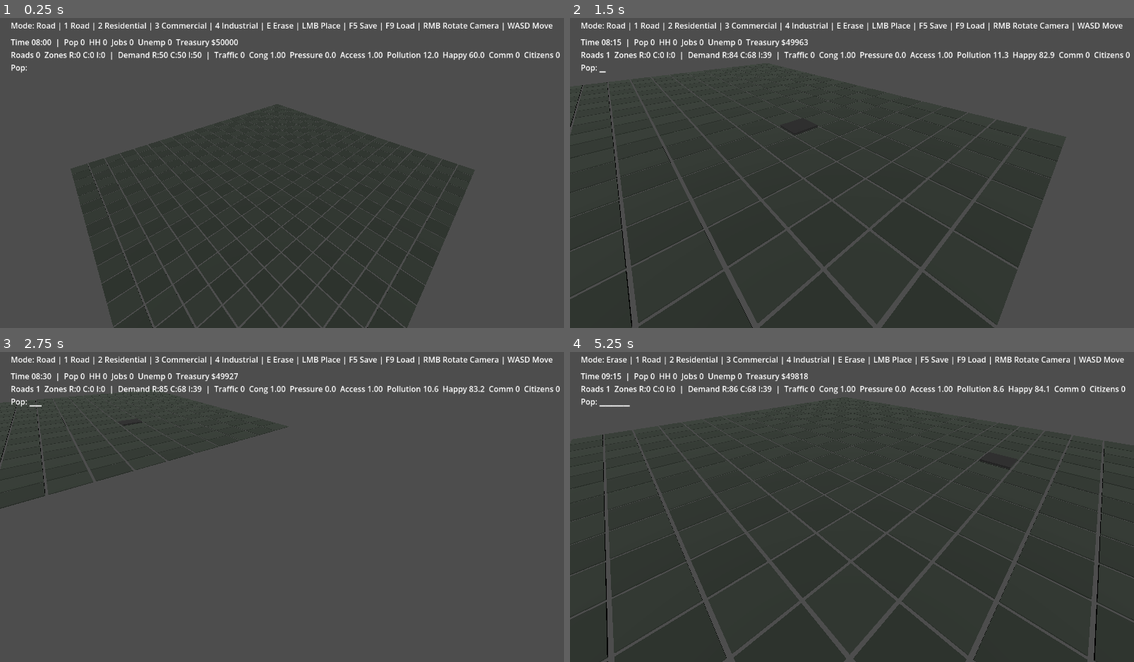
Above: before the commit, frames 1-4 (two rows, left to right).
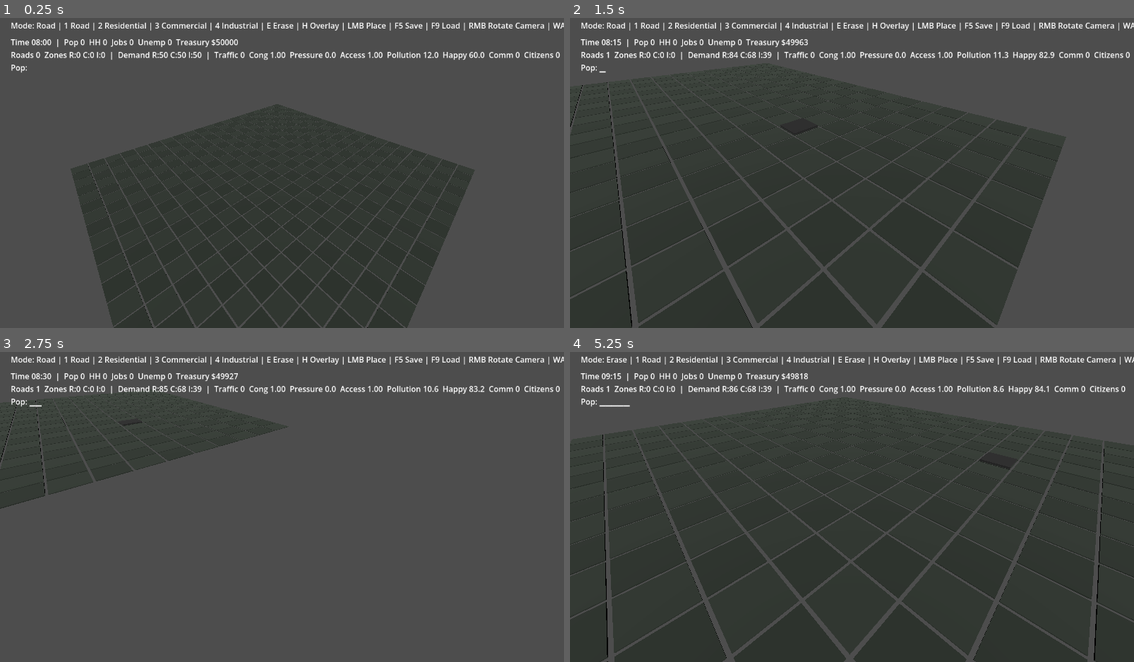
Above: after the commit, the same moments.

Repository: Jose04BN/CitySimGodot
Game: Godot game, scene res://scenes/Main.tscn
Two runs of this game, one before a commit and one after it. Both use one fixed random seed, a clock stepped at 60 frames per second and the inputs below.
Inputs (mouse positions are in pixels of both pictures, inside the frame that each line leads up to):
- Up to frame 1 (0.25 s): no input
- Up to frame 2 (1.5 s): tap Enter at 0.5 s; move the mouse to (976, 154) at 0.52 s; hold D 0.53-1.28 s; tap H at 0.6, 1.35 s; click (976, 154) at 0.67 s; move the mouse to (739, 185) at 1.27 s; hold S from 1.28 s (still down)
- Up to frame 3 (2.75 s): move the mouse to (338, 432) at 2.02 s; release S at 2.03 s; hold D from 2.03 s (still down); tap 1 at 2.1 s; tap H at 2.3 s
- Up to frame 4 (5.25 s): move the mouse to (823, 565) at 2.77 s; release D at 2.78 s; hold W 2.78-3.53 s; tap 2 at 2.85 s; click (823, 565) at 2.92 s; tap H at 3.05, 3.8, 4.55 s; move the mouse to (1021, 550) at 3.52 s; hold A 3.53-5.03 s; tap 3 at 3.6 s; move the mouse to (682, 457) at 4.27 s; tap 4 at 4.35 s; move the mouse to (880, 503) at 5.02 s; hold S from 5.03 s (still down); tap E at 5.1 s; click (880, 503) at 5.17 s

The runs differ from the first frame. In frame 1, 0.6% of the frame differs, in the area x 53-100%, y 1-5%; in frame 2, 0.6%; in frame 3, 0.6%; in frame 4, 0.6%.

Commit message:
Add pollution heatmap overlay

Diff:
--- a/scripts/BuildController.gd
+++ b/scripts/BuildController.gd
@@ -24,6 +24,9 @@
 var _zones_parent: Node3D
 var _hud_label: Label
 var _mode: BuildMode = BuildMode.ROAD
+var _pollution_overlay_visible: bool = true
+var _city_pollution: float = 0.0
+var _city_happiness: float = 60.0
 
 var _road_tiles: Dictionary = {}
 var _zone_tiles: Dictionary = {}
@@ -34,6 +37,7 @@
 	_zones_parent = get_node(zones_parent_path)
 	_hud_label = get_node_or_null(hud_label_path)
 	_update_hud()
+	_refresh_pollution_overlay()
 
 func _unhandled_input(event: InputEvent) -> void:
 	if event is InputEventKey and event.pressed and not event.echo:
@@ -54,6 +58,9 @@
 			_mode = BuildMode.INDUSTRIAL
 		KEY_E:
 			_mode = BuildMode.ERASE
+		KEY_H:
+			_pollution_overlay_visible = not _pollution_overlay_visible
+			_refresh_pollution_overlay()
 		KEY_F5:
 			save_city()
 			return
@@ -178,7 +185,7 @@
 		BuildMode.ERASE:
 			mode_text = "Erase"
 
-	_hud_label.text = "Mode: %s | 1 Road | 2 Residential | 3 Commercial | 4 Industrial | E Erase | LMB Place | F5 Save | F9 Load | RMB Rotate Camera | WASD Move" % mode_text
+	_hud_label.text = "Mode: %s | 1 Road | 2 Residential | 3 Commercial | 4 Industrial | E Erase | H Overlay | LMB Place | F5 Save | F9 Load | RMB Rotate Camera | WASD Move" % mode_text
 
 func save_city() -> void:
 	var roads: Array = []
@@ -276,8 +283,36 @@
 	}
 
 func set_city_environment(pollution: float, happiness: float) -> void:
+	_city_pollution = clampf(pollution, 0.0, 100.0)
+	_city_happiness = clampf(happiness, 0.0, 100.0)
 	for zone_node in _zone_tiles.values():
 		(zone_node as Node).call("set_environment", pollution, happiness)
+	_refresh_pollution_overlay()
+
+func _refresh_pollution_overlay() -> void:
+	if _grid == null:
+		return
+	var overlay_entries: Array = []
+	for key in _zone_tiles.keys():
+		var zone_node: Node = _zone_tiles[key]
+		var zone_type: int = int(zone_node.call("get_zone_type"))
+		var level: int = int(zone_node.call("get_level"))
+		var cell := _key_to_cell(str(key))
+		var base_intensity := 0.0
+		match zone_type:
+			BuildMode.RESIDENTIAL:
+				base_intensity = 0.12 + float(level) * 0.04 + _city_pollution * 0.002
+			BuildMode.COMMERCIAL:
+				base_intensity = 0.18 + float(level) * 0.05 + _city_pollution * 0.003
+			BuildMode.INDUSTRIAL:
+				base_intensity = 0.34 + float(level) * 0.09 + _city_pollution * 0.004
+		overlay_entries.append({"x": cell.x, "y": cell.y, "intensity": clampf(base_intensity, 0.0, 1.0)})
+		var directions: Array = [Vector2i(1,0), Vector2i(-1,0), Vector2i(0,1), Vector2i(0,-1)]
+		for d in directions:
+			var neighbor: Vector2i = cell + d
+			overlay_entries.append({"x": neighbor.x, "y": neighbor.y, "intensity": clampf(base_intensity * 0.45, 0.0, 1.0)})
+	_grid.call("set_pollution_overlay_visible", _pollution_overlay_visible)
+	_grid.call("set_pollution_overlay", overlay_entries)
 
 func get_road_cells() -> Array:
 	var out: Array = []
--- a/scripts/Grid.gd
+++ b/scripts/Grid.gd
@@ -3,6 +3,9 @@
 @export var width := 20
 @export var height := 20
 @export var cell_size := 2.0
+
+var _overlay_parent: Node3D
+var _overlay_visible: bool = true
 
 func _ready() -> void:
 	var ground := StaticBody3D.new()
@@ -34,6 +37,10 @@
 			cell.material_override = mat
 			add_child(cell)
 
+	_overlay_parent = Node3D.new()
+	_overlay_parent.name = "PollutionOverlay"
+	add_child(_overlay_parent)
+
 func world_to_cell(world_pos: Vector3) -> Vector2i:
 	return Vector2i(
 		int(round(world_pos.x / cell_size)),
@@ -45,3 +52,39 @@
 
 func is_in_bounds(cell: Vector2i) -> bool:
 	return cell.x >= 0 and cell.y >= 0 and cell.x < width and cell.y < height
+
+func set_pollution_overlay(entries: Array) -> void:
+	if _overlay_parent == null:
+		return
+	for child in _overlay_parent.get_children():
+		(child as Node).queue_free()
+	if not _overlay_visible:
+		return
+
+	var overlay_mesh := BoxMesh.new()
+	overlay_mesh.size = Vector3(cell_size * 0.96, 0.08, cell_size * 0.96)
+	for entry in entries:
+		if typeof(entry) != TYPE_DICTIONARY:
+			continue
+		var cell := Vector2i(int(entry.get("x", 0)), int(entry.get("y", 0)))
+		if not is_in_bounds(cell):
+			continue
+		var intensity: float = clampf(float(entry.get("intensity", 0.0)), 0.0, 1.0)
+		if intensity <= 0.01:
+			continue
+		var overlay := MeshInstance3D.new()
+		overlay.mesh = overlay_mesh
+		var mat := StandardMaterial3D.new()
+		mat.albedo_color = Color(0.15 + intensity * 0.8, 0.2, 0.12, 0.12 + intensity * 0.45)
+		mat.transparency = BaseMaterial3D.TRANSPARENCY_ALPHA
+		mat.flags_transparent = true
+		mat.roughness = 1.0
+		overlay.material_override = mat
+		overlay.position = cell_to_world(cell) + Vector3(0.0, 0.12, 0.0)
+		_overlay_parent.add_child(overlay)
+
+func set_pollution_overlay_visible(visible: bool) -> void:
+	_overlay_visible = visible
+	if _overlay_parent == null:
+		return
+	_overlay_parent.visible = _overlay_visible
